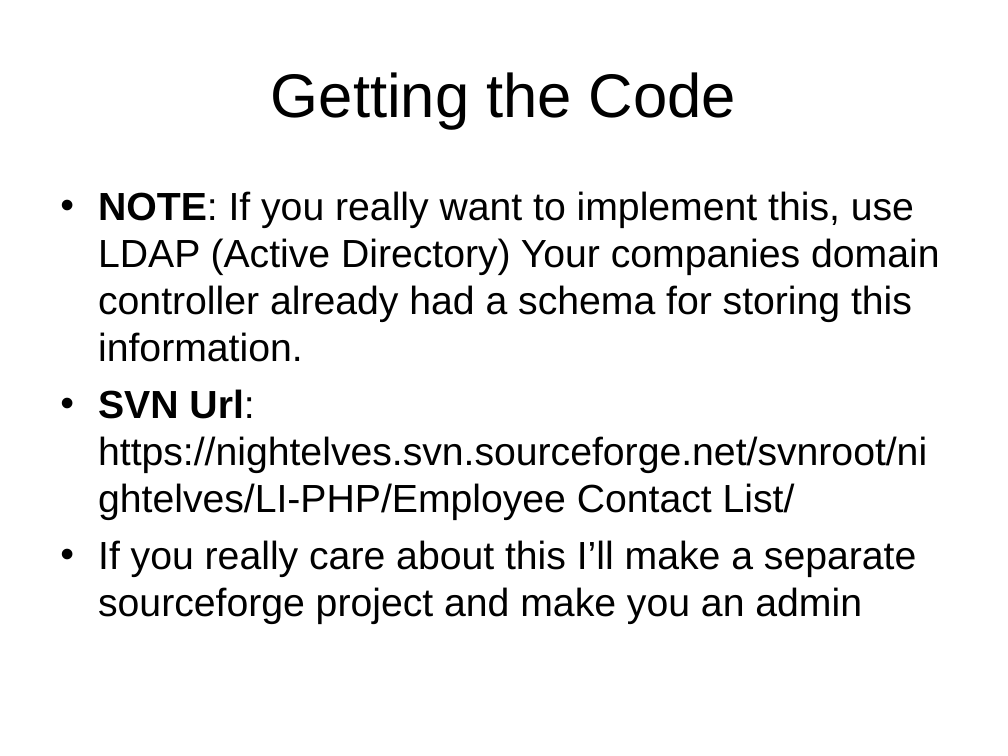
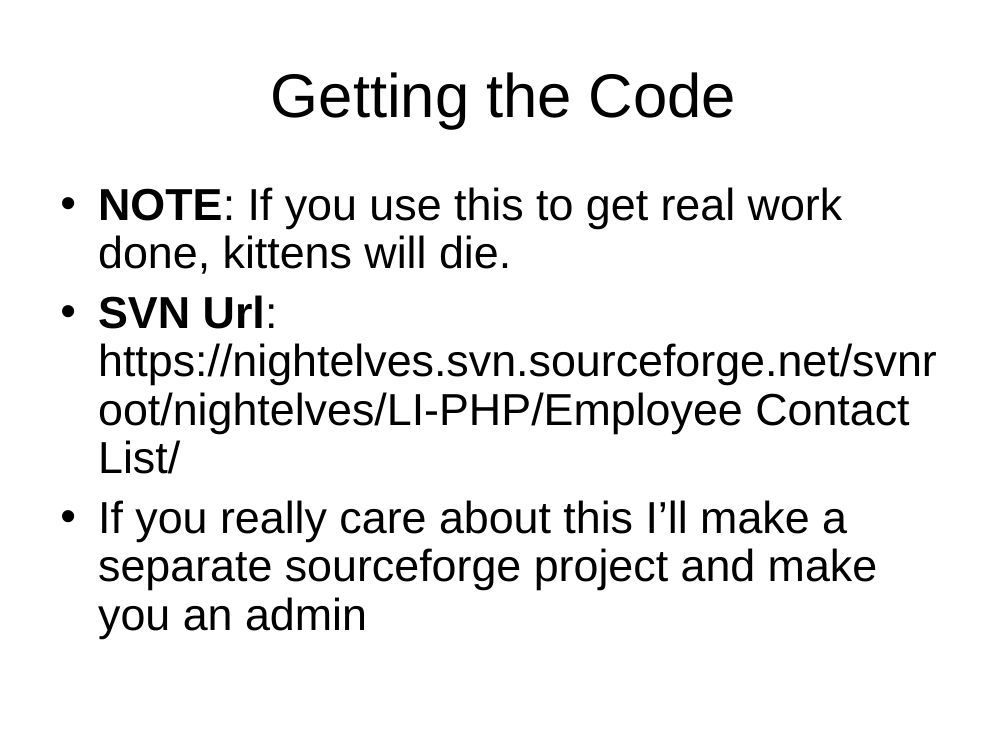
Before and after one commit to LIPHP/Employee-Contact-List, a slide deck: slide 44 of Docs/Using Microsoft SQL Server with PHP.ppt (slide 37 before the commit). Drawn at 1008x756 pixels with LibreOffice and Linux fonts; fonts in the diff are those of the drawing. Boxes give left, top, right and bottom in pixels: in the first picture for what was removed or moved away, otherwise in the second. Text is boxed around its words. In the diff, an @@ line names an element or a change of style, - is before the commit and + after.

```diff
--- a/Docs/Using Microsoft SQL Server with PHP.ppt
+++ b/Docs/Using Microsoft SQL Server with PHP.ppt
@@ text at (x1=98, y1=187, x2=843, y2=274): text changed; size 28 to 32 pt @@
-• NOTE: If you really want to implement this, use LDAP (Active Directory) Your companies domain controller already had a schema for storing this information.
+• NOTE: If you use this to get real work done, kittens will die.
@@ text at (x1=98, y1=295, x2=937, y2=638): size 28 to 32 pt in "SVN Url: https://nightelves.svn.sourceforge.net/svnroot/nigh ...", "If you really care about this I’ll ..."; line spacing 1 to 0.9; more space between paragraphs @@
```
Also in this commit, not shown: 8 other slides changed, 9 slides added, 2 slides removed, 2 other files.
